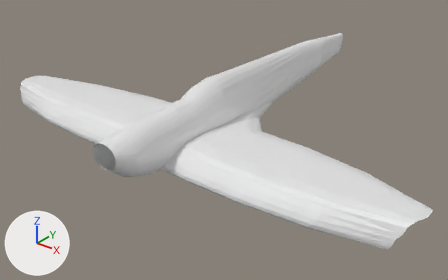
An edit to the Blender file PlaneBody.blend, drawn before and after from the same camera.
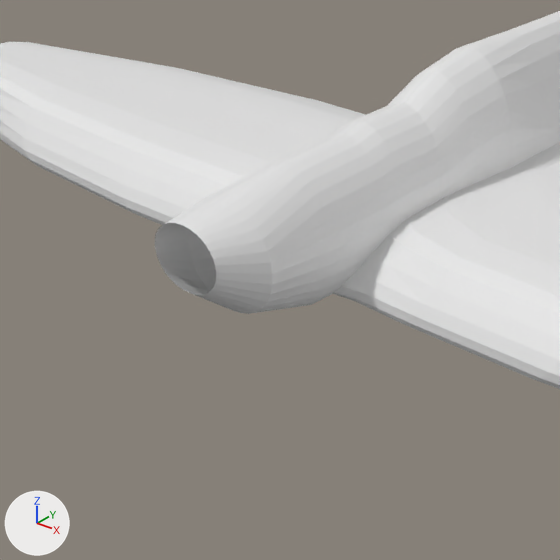
The first picture shows the older version from a camera (50 mm lens) standing at (8.53, -11.46, 5.63) and looking at (0.07, -0.88, -0.93). The close-ups show both versions on the part from 8% to 55% of the width and 21% to 96% of the height of that picture; other places that the commit changed are outside them. The lights are fixed; the arrows at lower left show +X, +Y and +Z.

The older version as bpy lines, for what is in view:
```python
me_cylinder = bpy.data.meshes.new('Cylinder')
me_cylinder.from_pydata(...)  # 293 vertices, 252 faces; spans x 0.0..11.87, y -0.85..1.18, z -1.94..0.04
ob_cylinder = bpy.data.objects.new('Cylinder', me_cylinder)
ob_cylinder.location = (0.036, -0.693, 0.771)
ob_cylinder.scale = (0.471, 4.56, 0.792)
_m = ob_cylinder.modifiers.new('Mirror', 'MIRROR')
```
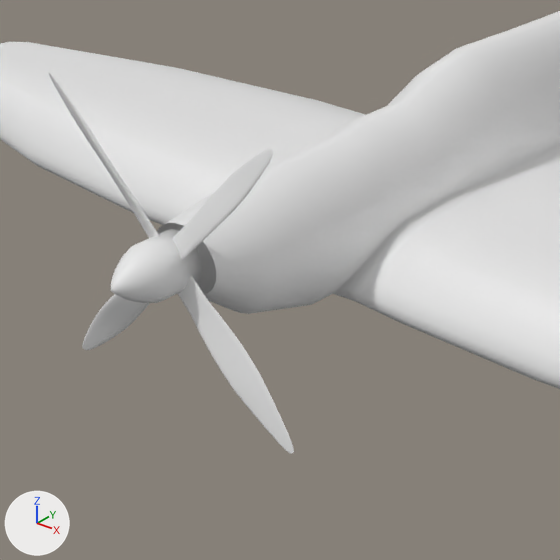
Changed parts and their boxes (x1, y1, x2, y2) in the close-ups (560 x 560 px):
'PropellerBlade_BotR', added: after (178, 276, 294, 454)
'PropellerNose', added: after (111, 229, 202, 303)
'PropellerBlade_TopR', added: after (173, 149, 273, 261)
'PropellerBlade_BotL', added: after (82, 294, 149, 350)
'PropellerBlade_TopL', added: after (49, 72, 159, 238)
part 1 of me_cylinder, shading changed: (0, 11, 560, 389) in both

What changed in the scene script:
```text
Change me_cylinder:
    where me_cylinder.from_pydata(...)  # 293 vertices, 252 faces; spans x 0.0..11.87, y -0.85..1.18, z -1.94..0.04
    used by ob_cylinder; location = (0.036, -0.693, 0.771); scale = (0.471, 4.56, 0.792)
    me_cylinder part 1: all faces are now shaded smooth (252 of 252 changed)
Add me_cube_001:
    me_cube_001.from_pydata(...)  # 142 vertices, 116 faces; spans x -2.7..14.9, y -5.1..5.1, z -1.3..1.3
Add me_cylinder_001:
    me_cylinder_001.from_pydata(...)  # 224 vertices, 194 faces; spans x -1.0..1.0, y -1.0..1.0, z -1.0..1.84
    me_cylinder_001.polygons.foreach_set('use_smooth', [True] * 194)
Add ob_propellerblade_topr:
    ob_propellerblade_topr = bpy.data.objects.new('PropellerBlade_TopR', me_cube_001)
    ob_propellerblade_topr.parent = ob_propellernose
    ob_propellerblade_topr.matrix_parent_inverse = Matrix(((5.79, 0.0, 0.0, 0.0), (0.0, 0.0, 5.79, -2.559), (0.0, -5.79, 0.0, -0.455), (0.0, 0.0, 0.0, 1.0)))
    ob_propellerblade_topr.location = (0.19, 0.0, 0.655)
    ob_propellerblade_topr.rotation_euler = (0.0, -0.785, 0.0)  # degrees (0, -45, 0)
    ob_propellerblade_topr.scale = (0.0687, 0.0107, 0.0687)
    _m = ob_propellerblade_topr.modifiers.new('Subsurf', 'SUBSURF')
    _m.levels = 3
    _m.render_levels = 3
Add ob_propellernose:
    ob_propellernose = bpy.data.objects.new('PropellerNose', me_cylinder_001)
    ob_propellernose.location = (0.0, -4.792, 0.087)
    ob_propellernose.rotation_euler = (1.571, 0.0, 0.0)  # degrees (90, 0, 0)
    ob_propellernose.scale = (0.223, 0.223, 0.223)
Add ob_propellerblade_topl:
    ob_propellerblade_topl = bpy.data.objects.new('PropellerBlade_TopL', me_cube_001.copy())
    ob_propellerblade_topl.parent = ob_propellernose
    ob_propellerblade_topl.matrix_parent_inverse = Matrix(((5.79, 0.0, 0.0, 0.0), (0.0, 0.0, 5.79, -2.559), (0.0, -5.79, 0.0, -0.455), (0.0, 0.0, 0.0, 1.0)))
    ob_propellerblade_topl.location = (-0.16, 0.0, 0.645)
    ob_propellerblade_topl.rotation_euler = (0.0, 3.927, 0.0)  # degrees (0, 225, 0)
    ob_propellerblade_topl.scale = (0.0687, 0.0107, 0.0687)
    _m = ob_propellerblade_topl.modifiers.new('Subsurf', 'SUBSURF')
    _m.levels = 3
    _m.render_levels = 3
Add ob_propellerblade_botr:
    ob_propellerblade_botr = bpy.data.objects.new('PropellerBlade_BotR', me_cube_001.copy())
    ob_propellerblade_botr.parent = ob_propellernose
    ob_propellerblade_botr.matrix_parent_inverse = Matrix(((5.79, 0.0, 0.0, 0.0), (0.0, 0.0, 5.79, -2.559), (0.0, -5.79, 0.0, -0.455), (0.0, 0.0, 0.0, 1.0)))
    ob_propellerblade_botr.location = (0.19, 0.0, 0.29)
    ob_propellerblade_botr.rotation_euler = (0.0, 0.785, 0.0)  # degrees (0, 45, 0)
    ob_propellerblade_botr.scale = (0.0687, 0.0107, 0.0687)
    _m = ob_propellerblade_botr.modifiers.new('Subsurf', 'SUBSURF')
    _m.levels = 3
    _m.render_levels = 3
Add ob_propellerblade_botl:
    ob_propellerblade_botl = bpy.data.objects.new('PropellerBlade_BotL', me_cube_001.copy())
    ob_propellerblade_botl.parent = ob_propellernose
    ob_propellerblade_botl.matrix_parent_inverse = Matrix(((5.79, 0.0, 0.0, 0.0), (0.0, 0.0, 5.79, -2.559), (0.0, -5.79, 0.0, -0.455), (0.0, 0.0, 0.0, 1.0)))
    ob_propellerblade_botl.location = (-0.16, 0.0, 0.29)
    ob_propellerblade_botl.rotation_euler = (0.0, 2.356, 0.0)  # degrees (0, 135, 0)
    ob_propellerblade_botl.scale = (0.0687, 0.0107, 0.0687)
    _m = ob_propellerblade_botl.modifiers.new('Subsurf', 'SUBSURF')
    _m.levels = 3
    _m.render_levels = 3
```
